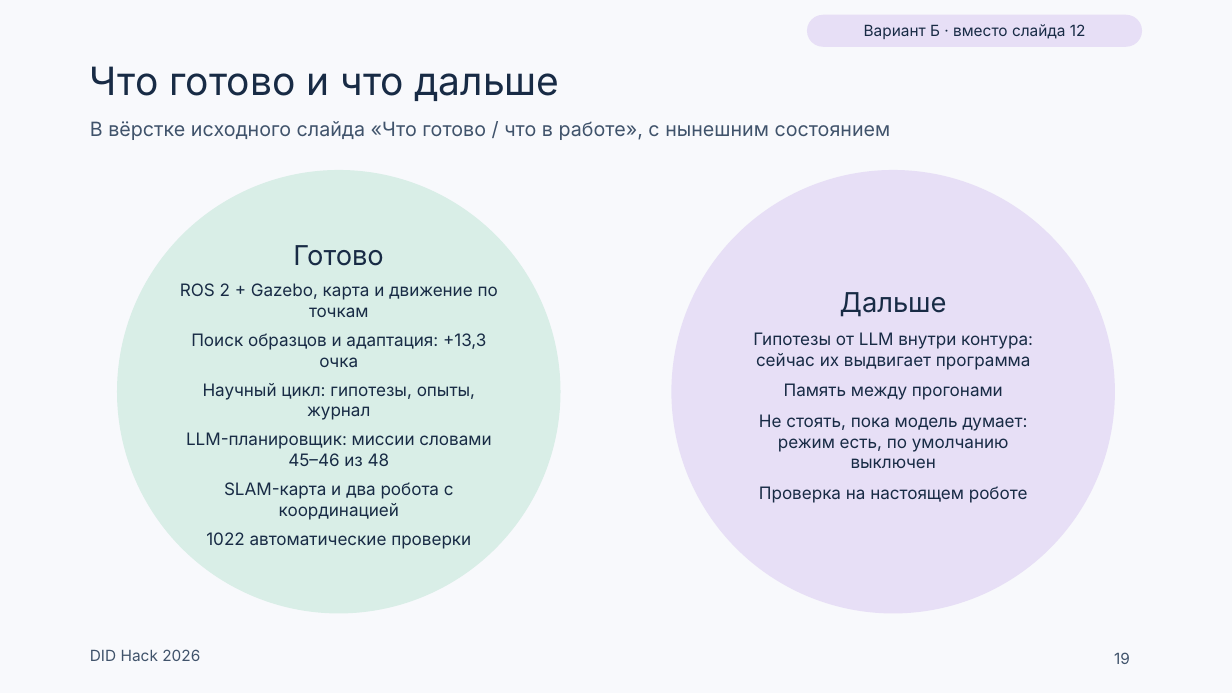
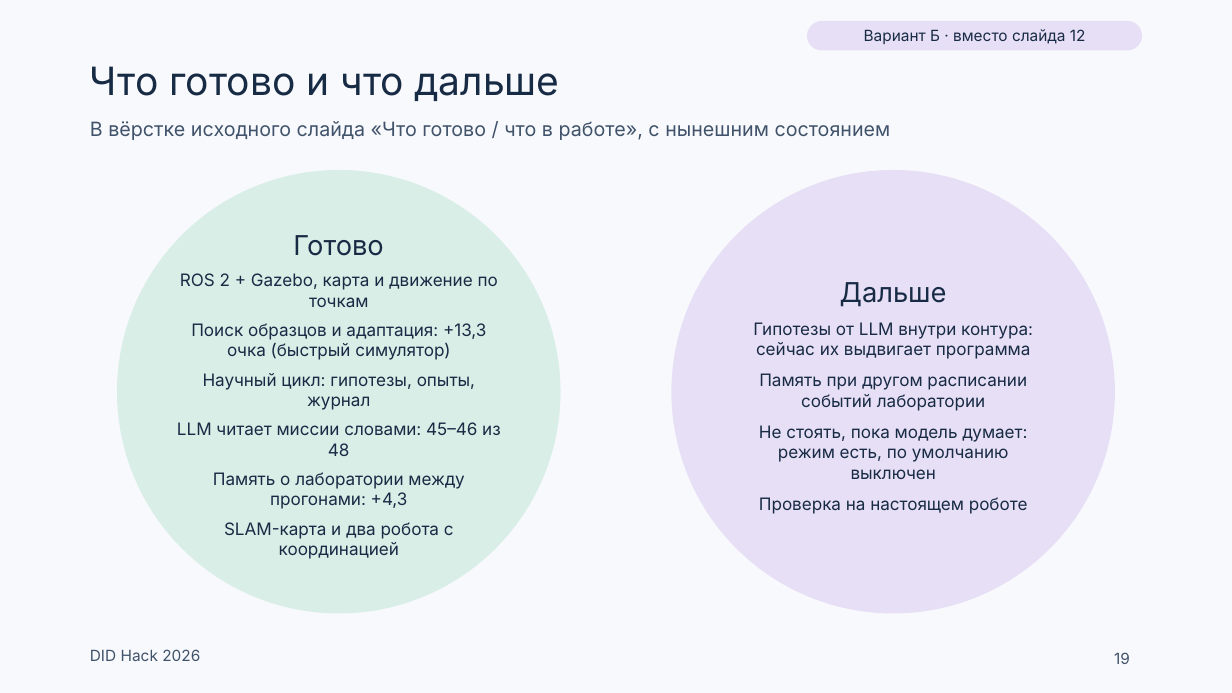
Before and after one commit to Mput13/did-hack, a slide deck: slide 19 of presentation/team/DID_v2.pptx. Drawn at 1232x693 pixels with LibreOffice and Linux fonts; fonts in the diff are those of the drawing. Boxes give left, top, right and bottom in pixels: in the first picture for what was removed or moved away, otherwise in the second. Text is boxed around its words. In the diff, an @@ line names an element or a change of style, - is before the commit and + after.

```diff
--- a/presentation/team/DID_v2.pptx
+++ b/presentation/team/DID_v2.pptx
@@ rounded rectangle "Вариант Б · вместо слайда ...": place and size @@
-rounded rectangle "Вариант Б · вместо слайда ..." at box(807, 15, 1142, 47)
+rounded rectangle "Вариант Б · вместо слайда ..." at box(807, 21, 1142, 51)
@@ rounded rectangle "Вариант Б · вместо слайда ..." at box(807, 21, 1142, 51): proportions changed @@
@@ text at box(191, 323, 486, 360): text changed @@
-Поиск образцов и адаптация: +13,3 очка
+Поиск образцов и адаптация: +13,3 очка (быстрый симулятор)
@@ text at box(759, 373, 1027, 411): text changed @@
-Память между прогонами
+Память при другом расписании событий лаборатории
@@ text at box(177, 422, 501, 509): text changed @@
-LLM-планировщик: миссии словами 45–46 из 48
+LLM читает миссии словами: 45–46 из 48
+Память о лаборатории между прогонами: +4,3
@@ text at box(206, 532, 471, 549): paragraph removed @@
-1022 автоматические проверки
```
Also in this commit, not shown: 14 other slides changed, 19 other files.
